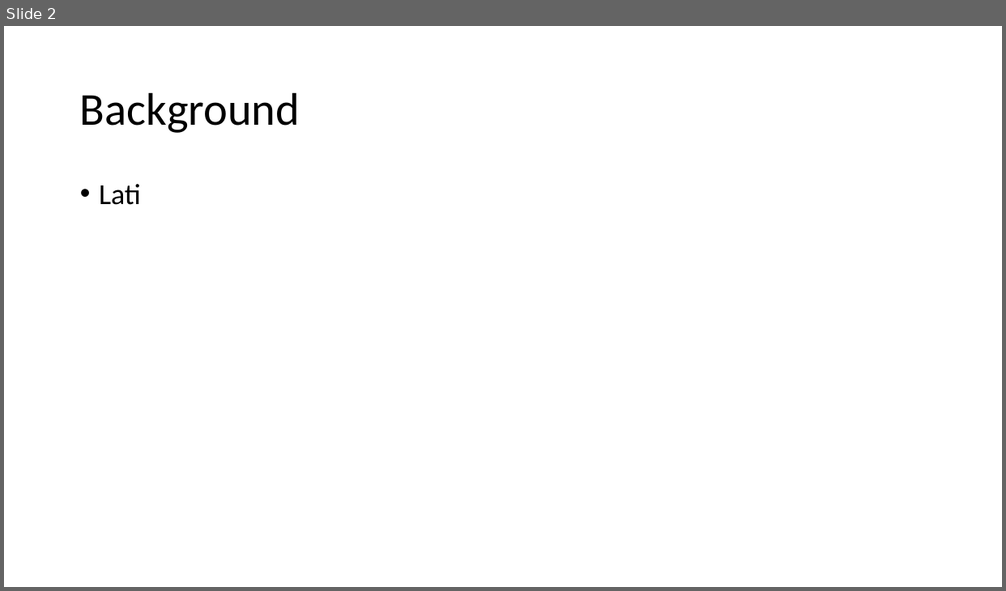
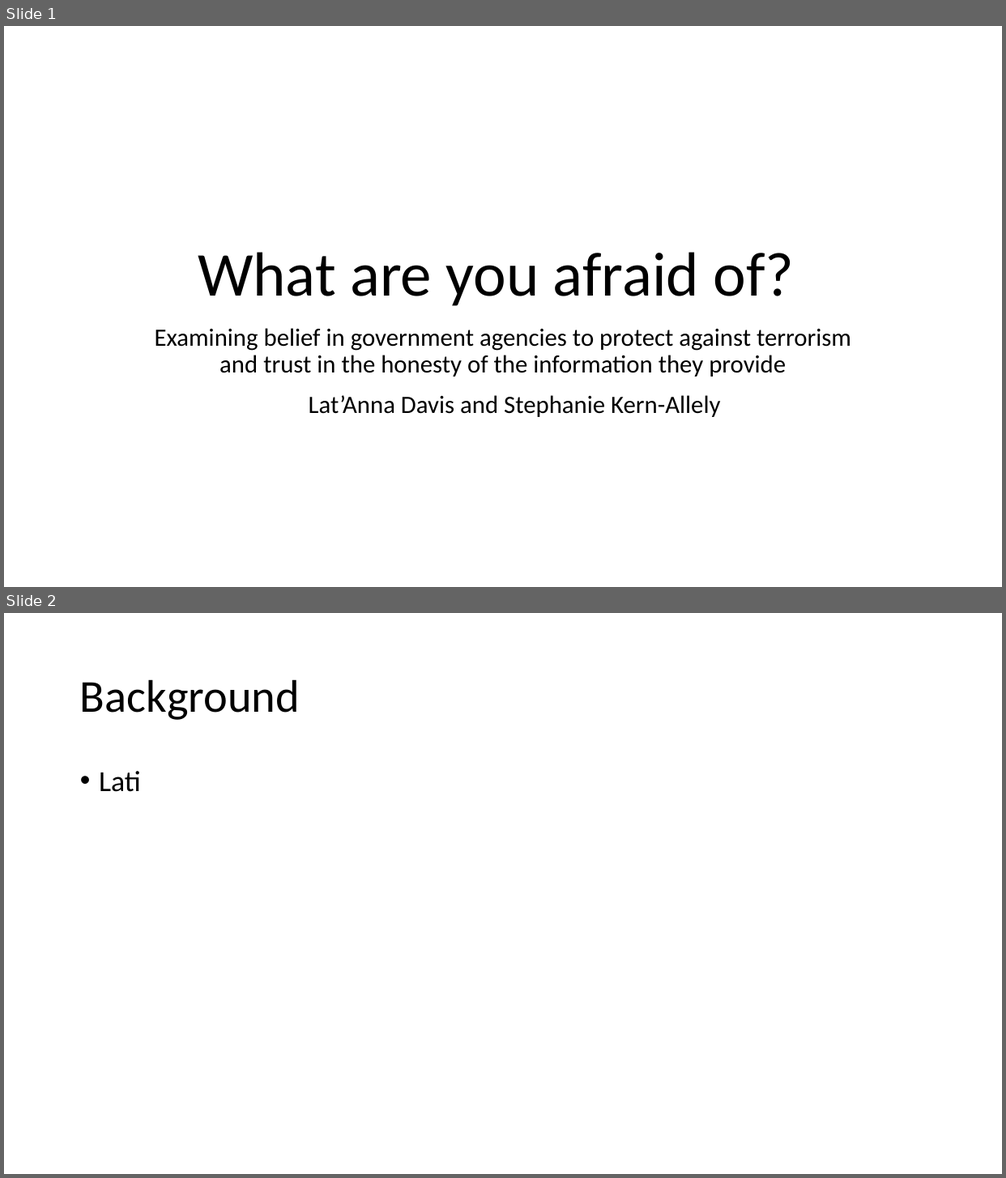
Before and after one commit to ska247/ADA-Final-Project, a slide deck: ADA Presentation.pptx. Shown one above the other, each under a label of ours: slide 2 before the commit, slides 1 and 2 after it. The pictures are 1006x591 and 1006x1178 pixels, drawn with LibreOffice and Linux fonts; fonts in the diff are those of the drawing. Boxes give left, top, right and bottom in pixels: in the first picture for what was removed or moved away, otherwise in the second. Text is boxed around its words. In the diff, an @@ line names an element or a change of style, - is before the commit and + after.

```diff
--- a/ADA Presentation.pptx
+++ b/ADA Presentation.pptx
@@ slide 1 added at [4, 26, 1002, 587], background #FFFFFF @@
@@ title added at [198, 252, 794, 306], 60 pt, text #000000 @@
+What are you afraid of?
@@ subtitle added at [155, 328, 851, 377], 24 pt, text #000000 @@
+Examining belief in government agencies to protect against terrorism and trust in the honesty of the information they provide
@@ text added at [309, 395, 720, 417], 24 pt, text #000000 @@
+Lat’Anna Davis and Stephanie Kern-Allely
```
Also in this commit, not shown: 10 other slides added, 3 slides removed.
